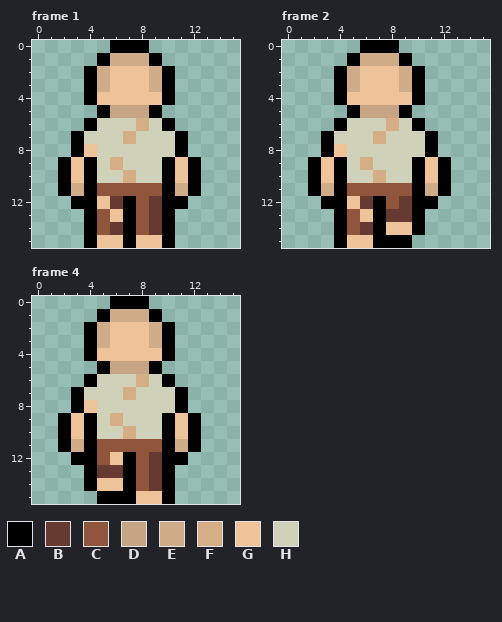
Pixel-art file: resources/gfx/players/player.protagonist/human/Human-Up.aseprite. This is how it looked before the edit.
16x16 pixels, 4 frames. Colours within 5 levels of each other are drawn and written as one. Shown: frame 1, frame 2, frame 4. The commit also changed other frames, which this record leaves out.
Palette (. is transparent): A #000000  B #663931  C #8f563b  D #c6a585  E #cfab88  F #d6ae86  G #eec39a  H #cfd2b9
Pixels before, frame 1, first column x 2:
 0 ....AAA....
 1 ...AEEEA...
 2 ..AEGGGEA..
 3 ..AEGGGEA..
 4 ..AGGGGGA..
 5 ...ADDDA...
 6 ..AHHHFHA..
 7 .AHHHFHHHA.
 8 .AGHHHHHHA.
 9 AGAHFHHHAGA
10 AGAHHFHHAGA
11 AEACCCCCAEA
12 .AAGBACBAA.
13 ..ACGACBA..
14 ..ACBACBA..
15 ..AGGAGGA..
Pixels before, frame 2, first column x 2:
 0 ....AAA....
 1 ...AEEEA...
 2 ..AEGGGEA..
 3 ..AEGGGEA..
 4 ..AGGGGGA..
 5 ...ADDDA...
 6 ..AHHHFHA..
 7 .AHHHFHHHA.
 8 .AGHHHHHHA.
 9 AGAHFHHHAGA
10 AGAHHFHHAGA
11 AEACCCCCAEA
12 .AAGBACBAA.
13 ..ACGABBA..
14 ..ACBAGGA..
15 ..AGGAAA...
Pixels before, frame 4, first column x 2:
 0 ....AAA....
 1 ...AEEEA...
 2 ..AEGGGEA..
 3 ..AEGGGEA..
 4 ..AGGGGGA..
 5 ...ADDDA...
 6 ..AHHHFHA..
 7 .AHHHFHHHA.
 8 .AGHHHHHHA.
 9 AGAHFHHHAGA
10 AGAHHFHHAGA
11 AEACCCCCAEA
12 .AACGACBAA.
13 ..ABBACBA..
14 ..AGGACBA..
15 ...AAAGGA..
New version:
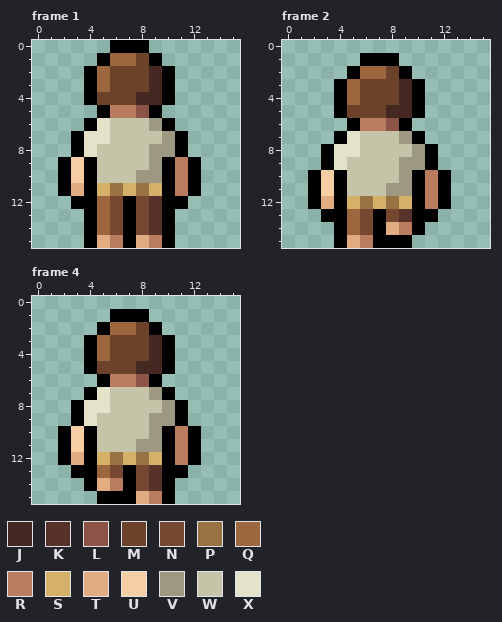
Colours new in this view: J #462822  K #56322a  L #8c5446  M #6c422a  N #764832  P #987242  Q #9c663e  R #ba7c5e  S #d4b068  T #e2ac82  U #f6cea4  V #9c9882  W #c6c4a8  X #e4e2c8
The exact change:
Changed rows in their new state; - is an unchanged pixel.
Frame 1, layer "Default Man":
first column x 3:
 1 ---QQM---
 2 --QMMMJ--
 3 --QMMMJ--
 4 --MMMJJ--
 5 ---RRL---
 6 --XWWWV--
 7 -XXWWWWV-
 8 -XWWWWVV-
 9 U-WWWWV-R
10 U-WWWVV-R
11 T-SPSPS-R
12 --QN-NK--
13 --QN-NK--
14 --QN-NK--
15 --TR-TR--
Frame 2, layer "Default Man":
first column x 2:
 0 ----...----
 1 ---.AAA.---
 2 --.AQQMA.--
 3 ---QMMMJ---
 4 ---QMMMJ---
 5 --AMMMJJA--
 6 --.ARRLA.--
 7 -.AXWWWVA.-
 8 --XXWWWWV--
 9 .AXWWWWVVA.
10 -U-WWWWV-R-
11 -U-WWWVV-R-
12 AT-SPSPS-RA
13 -A-QN-NK-A-
14 ---QN-TR---
15 ---TR------
Frame 4, layer "Default Man":
first column x 2:
 0 ----...----
 1 ---.AAA.---
 2 --.AQQMA.--
 3 ---QMMMJ---
 4 ---QMMMJ---
 5 --AMMMJJA--
 6 --.ARRLA.--
 7 -.AXWWWVA.-
 8 --XXWWWWV--
 9 .AXWWWWVVA.
10 -U-WWWWV-R-
11 -U-WWWVV-R-
12 AT-SPSPS-RA
13 -A-QN-NK-A-
14 ---TR-NK---
15 ------TR---
Changed places in both pictures, as pixel boxes (x1, y1, x2, y2):
changed: (71, 53, 188, 248)
changed: (308, 40, 451, 248)
changed: (58, 296, 201, 504)
